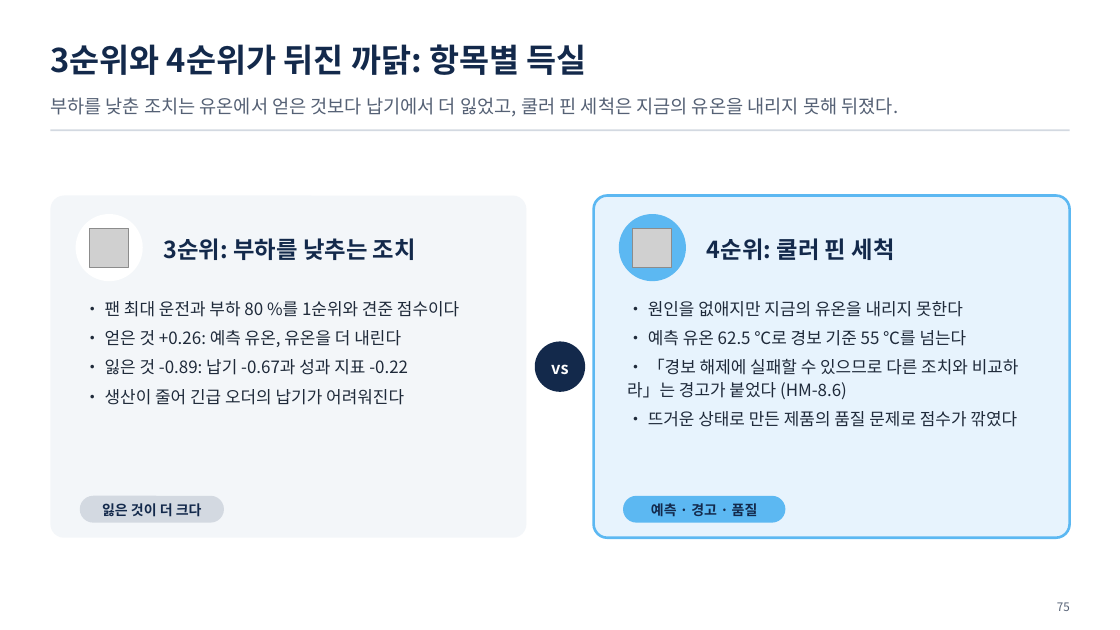
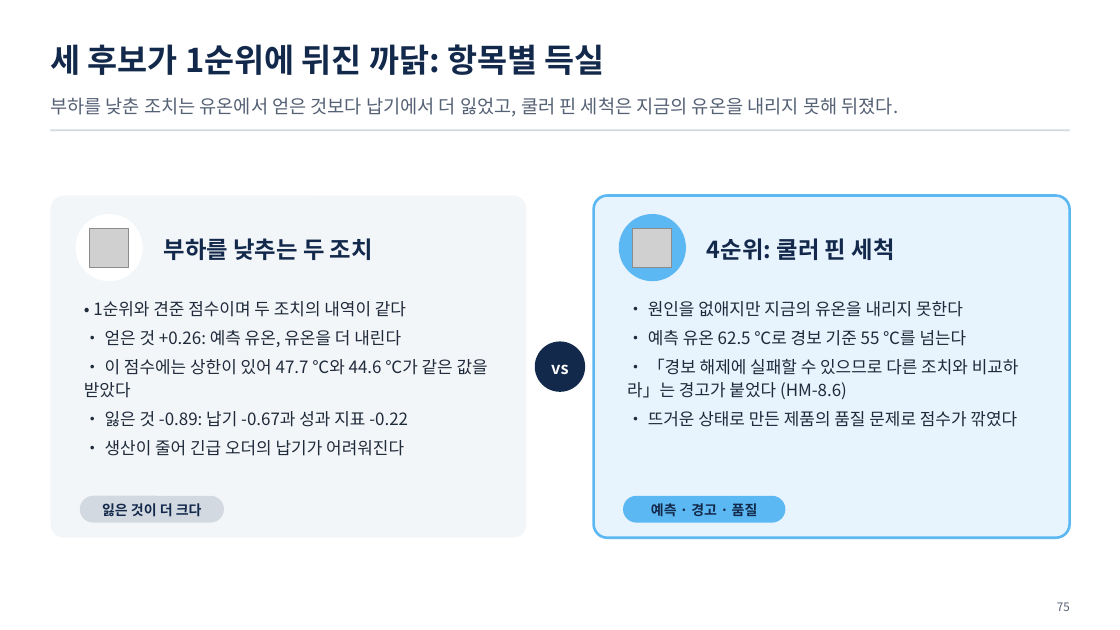
Before and after one commit to uengine-oss/hyd-iot-edu, a slide deck: slide 75 of docs/교재/통합반/03일차/통합반_03일차.pptx. Drawn at 1120x630 pixels with LibreOffice and Linux fonts; fonts in the diff are those of the drawing; grey boxes stand for pictures. Boxes give left, top, right and bottom in pixels: in the first picture for what was removed or moved away, otherwise in the second. Text is boxed around its words. In the diff, an @@ line names an element or a change of style, - is before the commit and + after.

```diff
--- a/docs/교재/통합반/03일차/통합반_03일차.pptx
+++ b/docs/교재/통합반/03일차/통합반_03일차.pptx
@@ text at (50,44,605,75): text changed @@
-3순위와 4순위가 뒤진 까닭: 항목별 득실
+세 후보가 1순위에 뒤진 까닭: 항목별 득실
@@ text at (164,238,373,260): text changed @@
-3순위: 부하를 낮추는 조치
+부하를 낮추는 두 조치
@@ text at (93,301,406,317): text changed @@
-• 팬 최대 운전과 부하 80 %를 1순위와 견준 점수이다
+• 1순위와 견준 점수이며 두 조치의 내역이 같다
@@ text at (84,359,488,398): paragraph added @@
+• 이 점수에는 상한이 있어 47.7 ℃와 44.6 ℃가 같은 값을 받았다
```
Also in this commit, not shown: 9 other slides changed, 23 other files.
